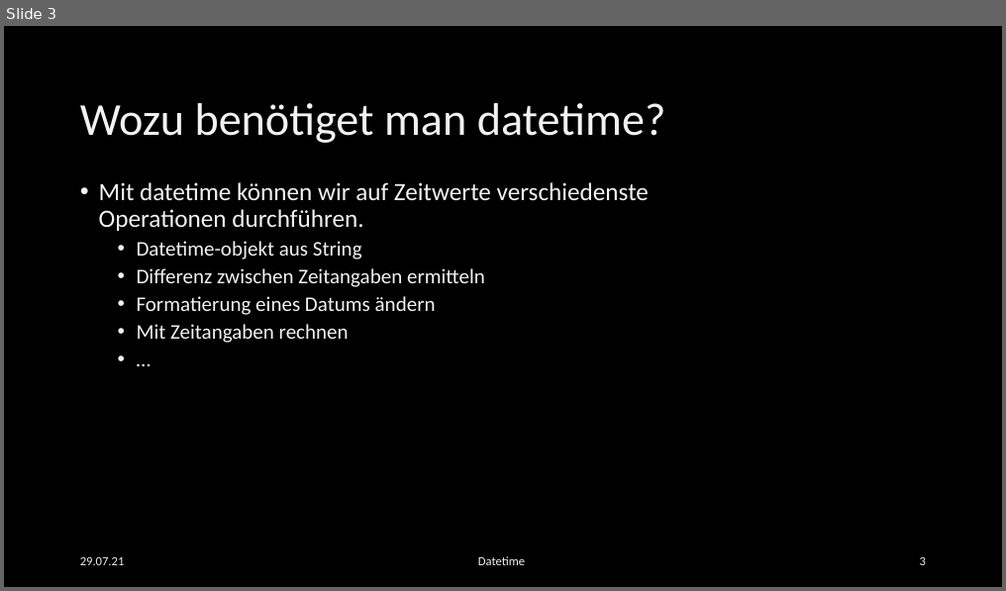
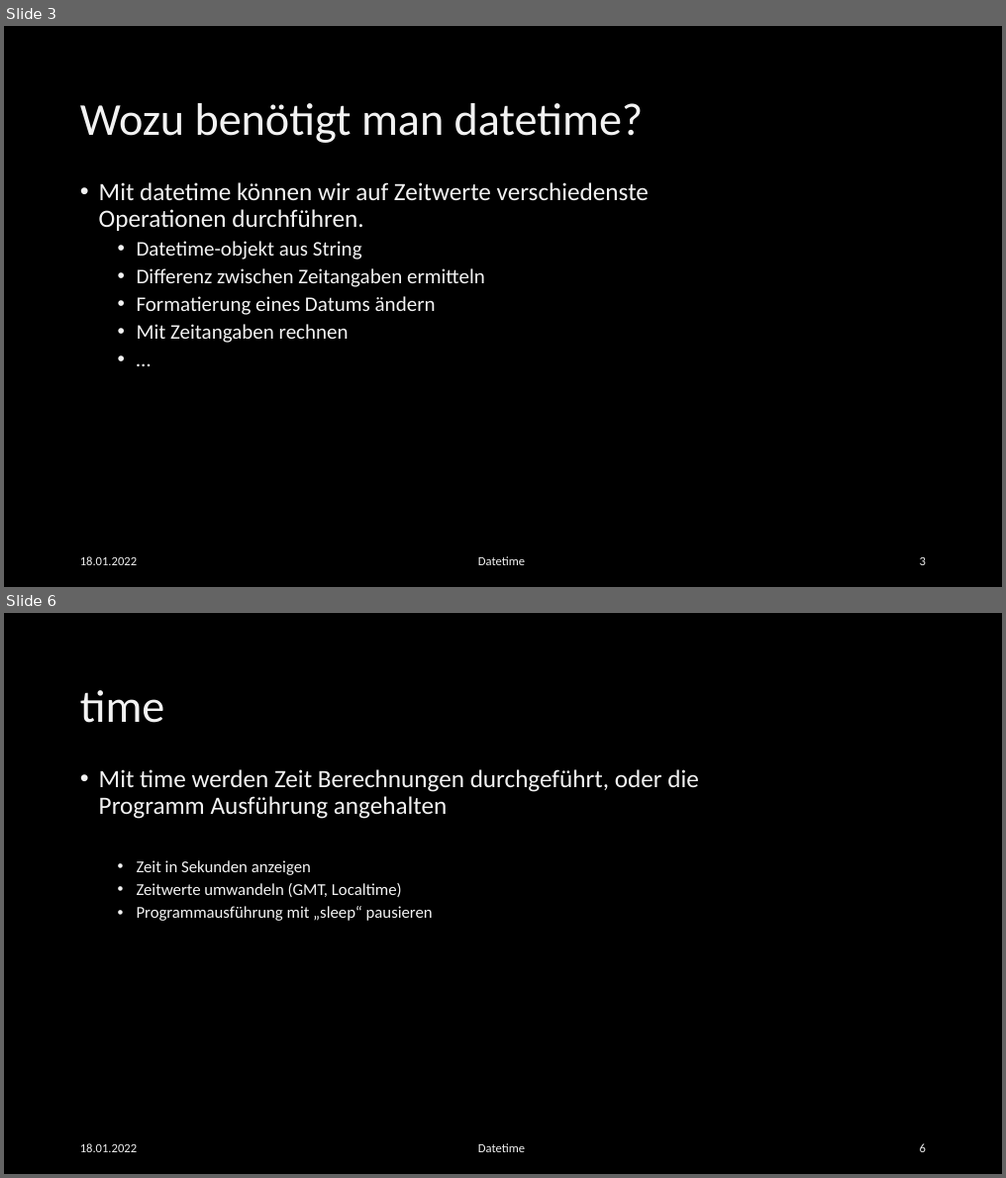
Before and after one commit to EsstBananeImEi/python_kurs, a slide deck: Materialien/Powerpoint/Einfuehrung in Datetime.pptx. Shown one above the other, each under a label of ours: slide 3 before the commit, slides 3 and 6 after it; the slides between them are not shown. The pictures are 1006x591 and 1006x1178 pixels, drawn with LibreOffice and Linux fonts; fonts in the diff are those of the drawing; background and template pictures are left out. Boxes give left, top, right and bottom in pixels: in the first picture for what was removed or moved away, otherwise in the second. Text is boxed around its words. In the diff, an @@ line names an element or a change of style, - is before the commit and + after.

Commit message:
update and finished Datetime kapitel

```diff
--- a/Materialien/Powerpoint/Einfuehrung in Datetime.pptx
+++ b/Materialien/Powerpoint/Einfuehrung in Datetime.pptx
@@ slide 6 added at bbox=[4, 613, 1002, 1174], background picture (left out) @@
@@ title added at bbox=[80, 690, 165, 723], 44 pt, text #F2F2F2 @@
+time
@@ text added at bbox=[99, 769, 699, 921], 16 pt, text #F2F2F2 @@
+• Mit time werden Zeit Berechnungen durchgeführt, oder die Programm Ausführung angehalten
+  • Zeit in Sekunden anzeigen
+  • Zeitwerte umwandeln (GMT, Localtime)
+  • Programmausführung mit „sleep“ pausieren
@@ text added at bbox=[80, 1144, 137, 1153], 12 pt, text gradient #9E9E9E to #EDEDED to #FFFFFF @@
+18.01.2022
@@ text added at bbox=[478, 1144, 525, 1153], 12 pt, text #F2F2F2 @@
+Datetime
@@ page number added at bbox=[920, 1144, 926, 1153], 12 pt, text gradient #9E9E9E to #EDEDED to #FFFFFF @@
+6
@@ slide 3 changed as well @@
@@ title at bbox=[80, 103, 644, 143]: text changed @@
-Wozu benötiget man datetime?
+Wozu benötigt man datetime?
@@ text at bbox=[80, 557, 137, 566]: text changed @@
-29.07.21
+18.01.2022
```
Also in this commit, not shown: 5 other slides changed, 4 other slides added, 8 other files.
